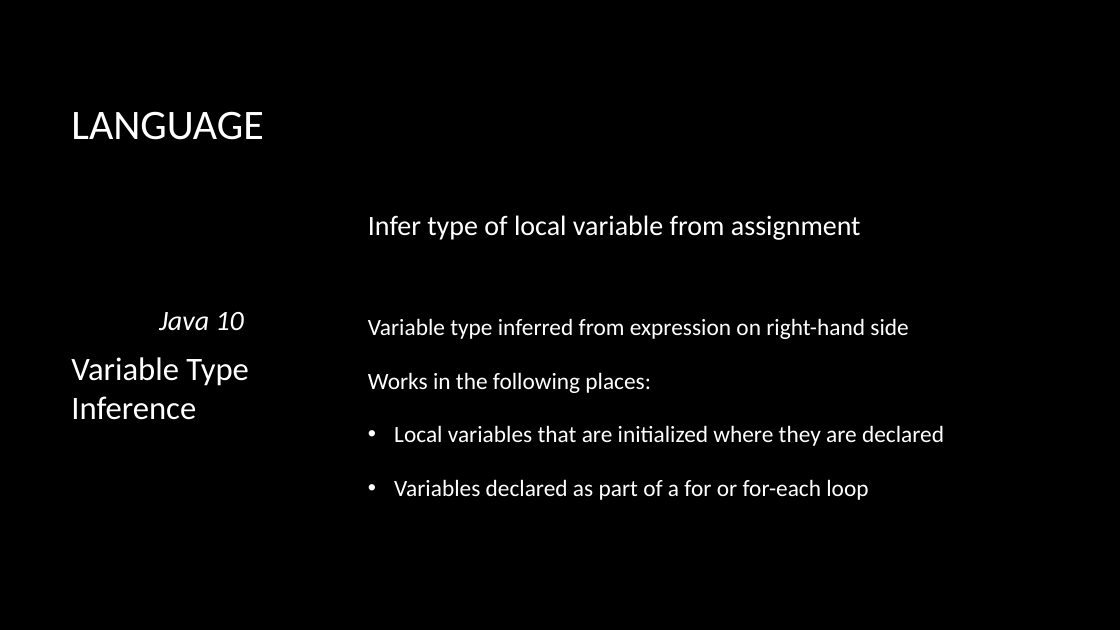
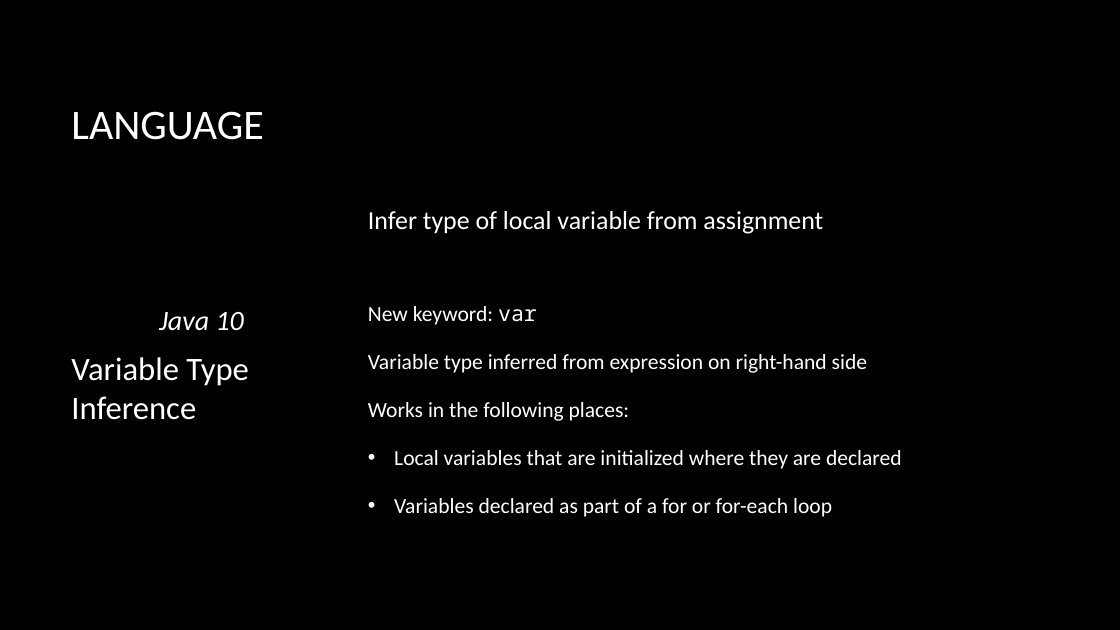
Before and after one commit to macdaddyaz/modern-java, a slide deck: slide 13 of Java 9 and up.pptx (slide 12 before the commit). Drawn at 1120x630 pixels with LibreOffice and Linux fonts; fonts in the diff are those of the drawing; background and template pictures are left out. Boxes give left, top, right and bottom in pixels: in the first picture for what was removed or moved away, otherwise in the second. Text is boxed around its words. In the diff, an @@ line names an element or a change of style, - is before the commit and + after.

```diff
--- a/Java 9 and up.pptx
+++ b/Java 9 and up.pptx
@@ text at bbox=[368, 211, 902, 517]: size 24 to 22.2 pt in "Infer type of local variable from assignment"; size 20 to 18.5 pt in "Variable type inferred from expression on right-hand ...", "Works in the following places:", "Local variables that are initialized where they ...", "Variables declared as part of a for ..."; line spacing 1.2 to 1.1; line spacing 1.5 to 1.4 @@
@@ text at bbox=[368, 306, 537, 325]: paragraph added @@
+New keyword: var
```
Also in this commit, not shown: 9 other slides changed, 17 slides added, 1 slide removed.
